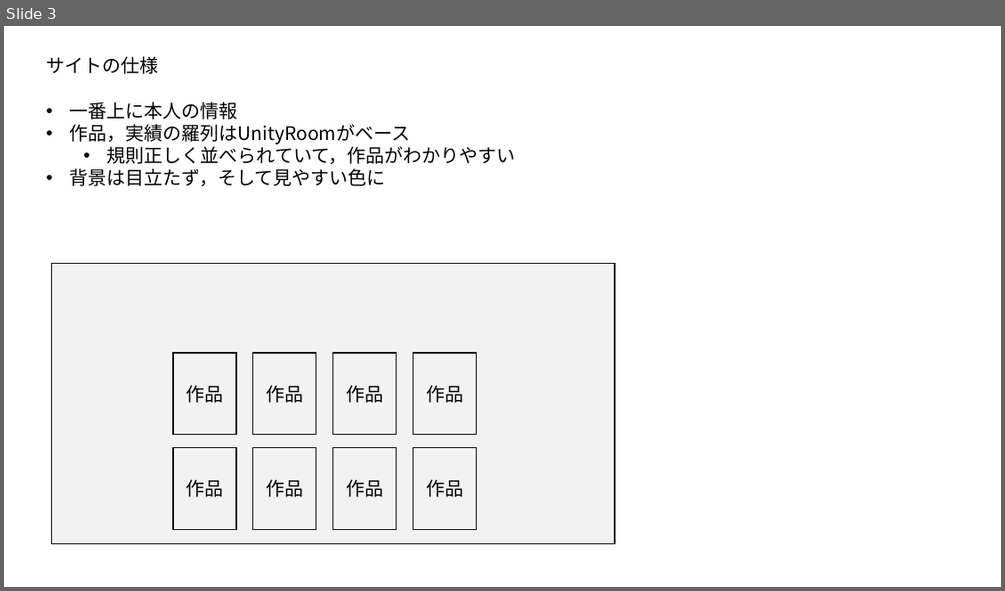
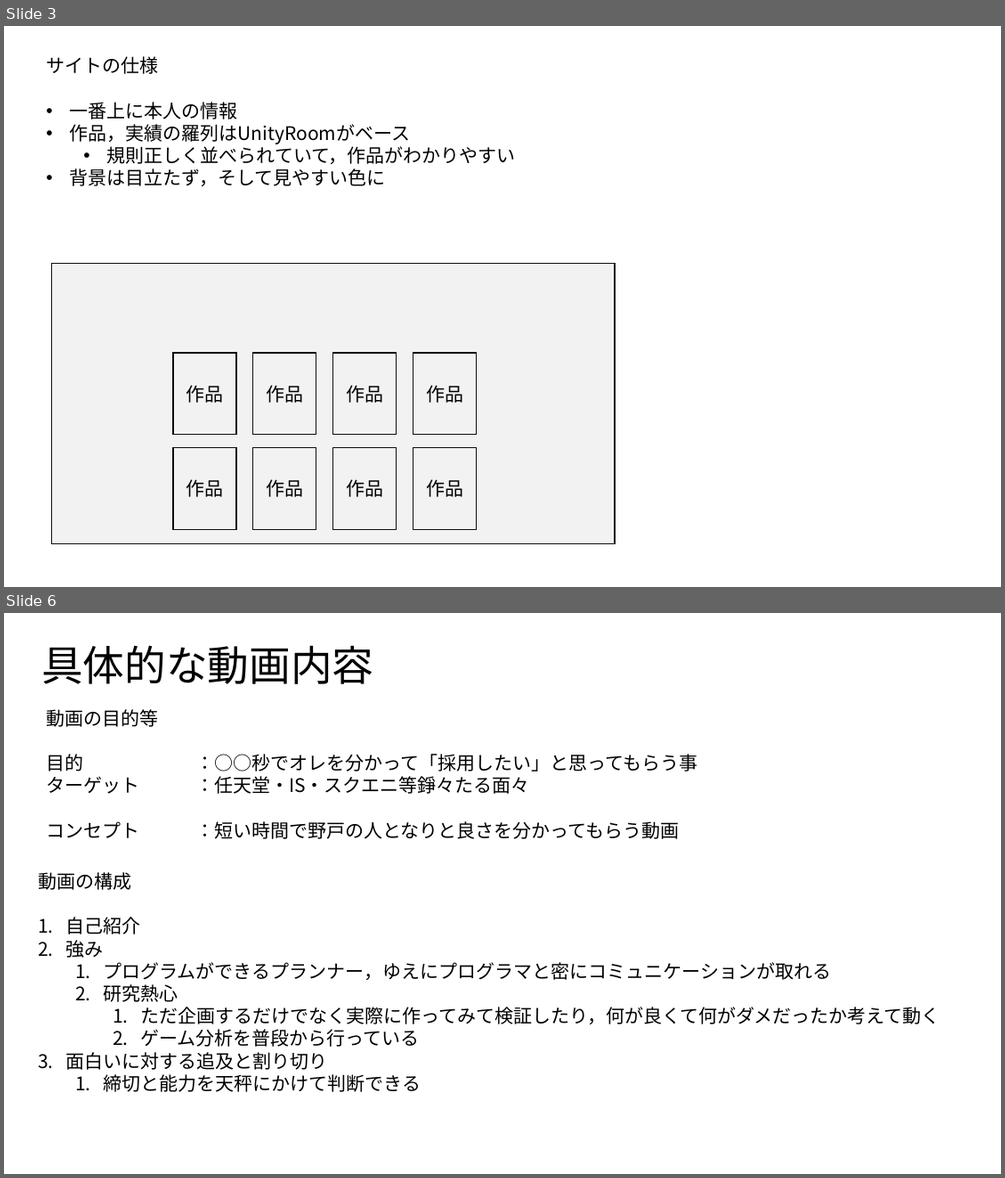
Before and after one commit to NottyAce/NotoWebSite, a slide deck: サイト設計図.pptx. Shown one above the other, each under a label of ours: slide 3 before the commit, slides 3 and 6 after it; the slides between them are not shown. The pictures are 1005x591 and 1005x1178 pixels, drawn with LibreOffice and Linux fonts; fonts in the diff are those of the drawing. Boxes give left, top, right and bottom in pixels: in the first picture for what was removed or moved away, otherwise in the second. Text is boxed around its words. In the diff, an @@ line names an element or a change of style, - is before the commit and + after.

Commit message:
動画構成について記載
内容は書いた
あとはできるかどうか

```diff
--- a/サイト設計図.pptx
+++ b/サイト設計図.pptx
@@ slide 6 added at <box>4,613,1001,1174</box>, background #FFFFFF @@
@@ title added at <box>41,645,373,684</box>, 40 pt, text #000000 @@
+具体的な動画内容
@@ text added at <box>46,709,697,839</box>, 18 pt, text #000000 @@
+動画の目的等
+目的 ：○○秒でオレを分かって「採用したい」と思ってもらう事
+ターゲット ：任天堂・IS・スクエニ等錚々たる面々
+コンセプト ：短い時間で野戸の人となりと良さを分かってもらう動画
@@ text added at <box>38,872,940,1092</box>, 18 pt, text #000000 @@
+動画の構成
+1. 自己紹介
+2. 強み
+  1. プログラムができるプランナー，ゆえにプログラマと密にコミュニケーションが取れる
+  2. 研究熱心
+    1. ただ企画するだけでなく実際に作ってみて検証したり，何が良くて何がダメだったか考えて動く
+    2. ゲーム分析を普段から行っている
+3. 面白いに対する追及と割り切り
+  1. 締切と能力を天秤にかけて判断できる
```
Also in this commit, not shown: 4 other slides added.
